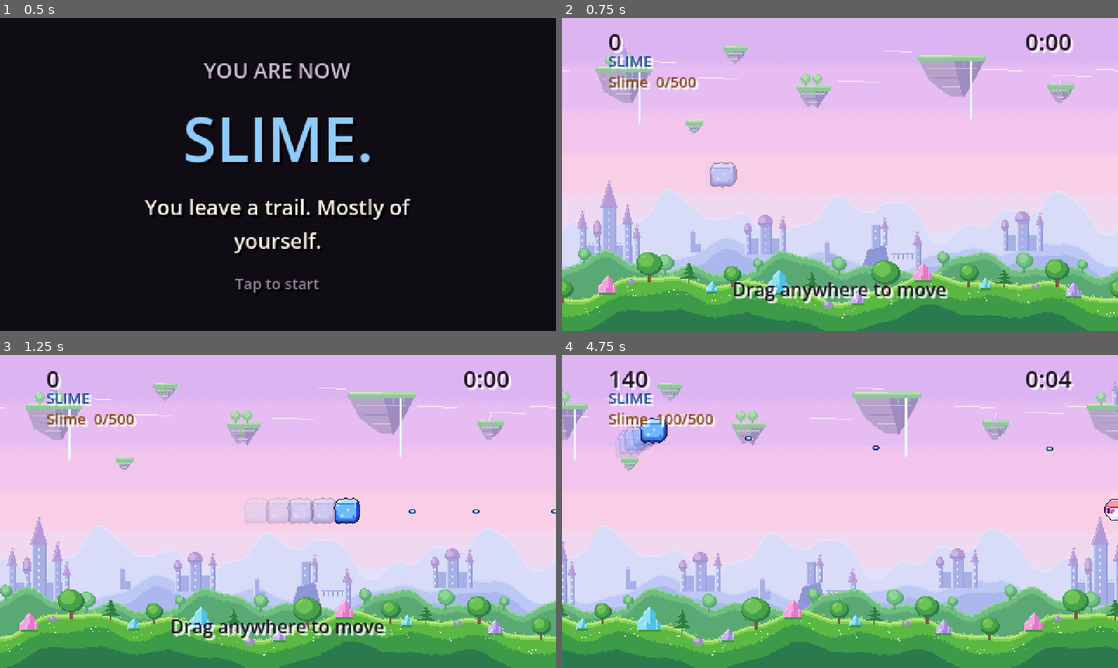
Above: before the commit, frames 1-4 (two rows, left to right).
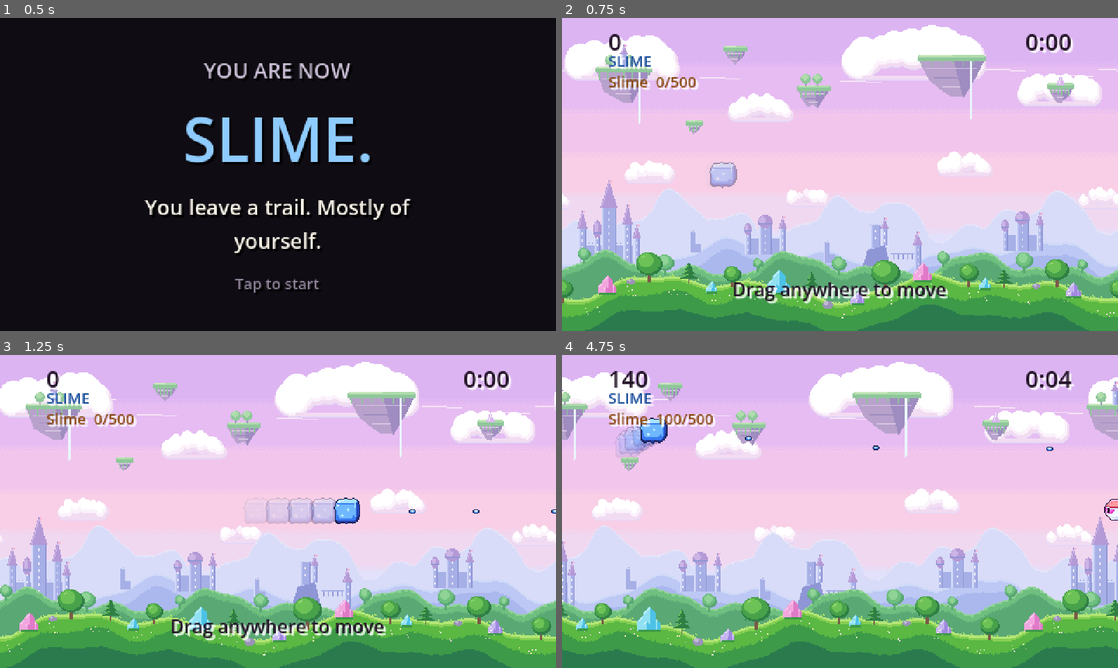
Above: after the commit, the same moments.

Repository: thongdo05/reincarnated-as-what
Game: Godot game, scene res://scenes/main.tscn
The game is run twice, just before and just after one commit, with the same random seed, the same clock (stepped at 60 frames per second) and the same inputs.
Inputs (mouse positions are in pixels of both pictures, inside the frame that each line leads up to):
- Up to frame 1 (0.5 s): no input
- Up to frame 2 (0.75 s): tap Enter at 0.5 s; move the mouse to (962, 158) at 0.52 s; hold D from 0.53 s (still down); click (962, 158) at 0.67 s
- Up to frame 3 (1.25 s): keep holding D
- Up to frame 4 (4.75 s): release D at 1.25 s; drag from (728, 527) to (812, 574) at 1.27 s; move the mouse to (895, 442) at 2.02 s; hold D 2.03-2.75 s; drag from (812, 574) to (673, 464) at 2.77 s; move the mouse to (1006, 558) at 3.52 s; hold A 3.53-4.25 s; drag from (673, 464) to (756, 433) at 4.27 s

Frame 1 is identical in both runs. In frame 2, 7.5% of the frame differs, in the area x 0-100%, y 2-60%; in frame 3, 7.5%; in frame 4, 7.6%.

Commit message:
Add a cloud parallax layer between the sky and the far hills.
The four layers tile sideways at factors 0.05, 0.15, 0.3, and 0.6. Near stays at 28 px/s, so ground archers keep their old drift.

Co-authored-by: thongdo05 <thongdo05@users.noreply.github.com>

Diff:
--- a/scripts/field_background.gd
+++ b/scripts/field_background.gd
@@ -1,16 +1,21 @@
 extends Node2D
 class_name FieldBackground
 
-## Three painted layers, each 480x270, tiled on x.
-## Sky is opaque and slowest. Far (castles, islands) is quicker. Near (hills) is quickest.
+## Four painted layers, each 480x270, tiled on x.
+## Sky, then clouds, then far (castles, islands), then near (hills).
+## Scroll factors: sky 0.05, clouds 0.15, far 0.3, near 0.6.
+## Near stays at 28 px/s, so a planted archer still drifts with the ground.
 ## Enemies are not part of these layers. Island archers read scroll_far to stay on a deck.
 
 const TILE_W := 480.0
 const TILE_H := 270.0
 const GROUND_FEET := 234.0
-const SKY_SPEED := 6.0
-const FAR_SPEED := 14.0
-const NEAR_SPEED := 28.0
+const SKY_FACTOR := 0.05
+const CLOUDS_FACTOR := 0.15
+const FAR_FACTOR := 0.3
+const NEAR_FACTOR := 0.6
+## 0.6 of this base is the previous near speed, 28 px/s.
+const SCROLL_BASE := 28.0 / NEAR_FACTOR
 
 ## Decks wide enough for the 28px archer. Feet y is the top of the grass.
 ## The two higher islands are too narrow and too high for a 44px archer.
@@ -21,6 +26,7 @@
 
 var field_size := Vector2(TILE_W, TILE_H)
 var scroll_sky := 0.0
+var scroll_clouds := 0.0
 var scroll_far := 0.0
 var scroll_near := 0.0
 
@@ -30,16 +36,19 @@
 
 func tick(delta: float, size: Vector2) -> void:
 	field_size = size
-	scroll_sky += delta * SKY_SPEED
-	scroll_far += delta * FAR_SPEED
-	scroll_near += delta * NEAR_SPEED
-	queue_redraw()
+	scroll_sky += delta * SCROLL_BASE * SKY_FACTOR
+	scroll_clouds += delta * SCROLL_BASE * CLOUDS_FACTOR
+	scroll_far += delta * SCROLL_BASE * FAR_FACTOR
+	scroll_near += delta * SCROLL_BASE * NEAR_FACTOR
+	if is_inside_tree():
+		queue_redraw()
 
 func island_feet(index: int) -> float:
 	return ISLANDS[clampi(index, 0, ISLANDS.size() - 1)].y
 
 func _draw() -> void:
 	_blit("bg_sky.png", scroll_sky)
+	_blit("bg_clouds.png", scroll_clouds)
 	_blit("bg_far.png", scroll_far)
 	_blit("bg_near.png", scroll_near)
 
--- a/tests/smoke.gd
+++ b/tests/smoke.gd
@@ -14,6 +14,7 @@
 	_unit_failed += _check_traits()
 	_unit_failed += _check_art()
 	_unit_failed += _check_idle()
+	_unit_failed += _check_parallax()
 	if _unit_failed > 0:
 		push_error("%d smoke checks failed" % _unit_failed)
 		quit(1)
@@ -325,6 +326,32 @@
 			failed += 1
 	return failed
 
+func _check_parallax() -> int:
+	var failed := 0
+	var bg := FieldBackground.new()
+	bg.tick(1.0, Vector2(480, 270))
+	if absf(bg.scroll_near - 28.0) > 0.02:
+		push_error("near layer should still scroll at 28 px/s, got %s" % str(bg.scroll_near))
+		failed += 1
+	if absf(bg.scroll_far - 14.0) > 0.02:
+		push_error("far layer should scroll at 0.3 of the base, got %s" % str(bg.scroll_far))
+		failed += 1
+	if absf(bg.scroll_clouds - 7.0) > 0.02:
+		push_error("clouds should scroll between sky and far, got %s" % str(bg.scroll_clouds))
+		failed += 1
+	var sky := 28.0 * FieldBackground.SKY_FACTOR / FieldBackground.NEAR_FACTOR
+	if absf(bg.scroll_sky - sky) > 0.02:
+		push_error("sky factor should be 0.05, got %s" % str(bg.scroll_sky))
+		failed += 1
+	if bg.scroll_sky >= bg.scroll_clouds or bg.scroll_clouds >= bg.scroll_far or bg.scroll_far >= bg.scroll_near:
+		push_error("parallax should speed up from sky to clouds to far to near")
+		failed += 1
+	if not ArtLibrary.has_file("bg_clouds.png"):
+		push_error("cloud layer art missing")
+		failed += 1
+	bg.free()
+	return failed
+
 func _check_score() -> int:
 	var failed := 0
 	var first: Dictionary = ScoreRules.on_kill(100, 0, 0.0)
